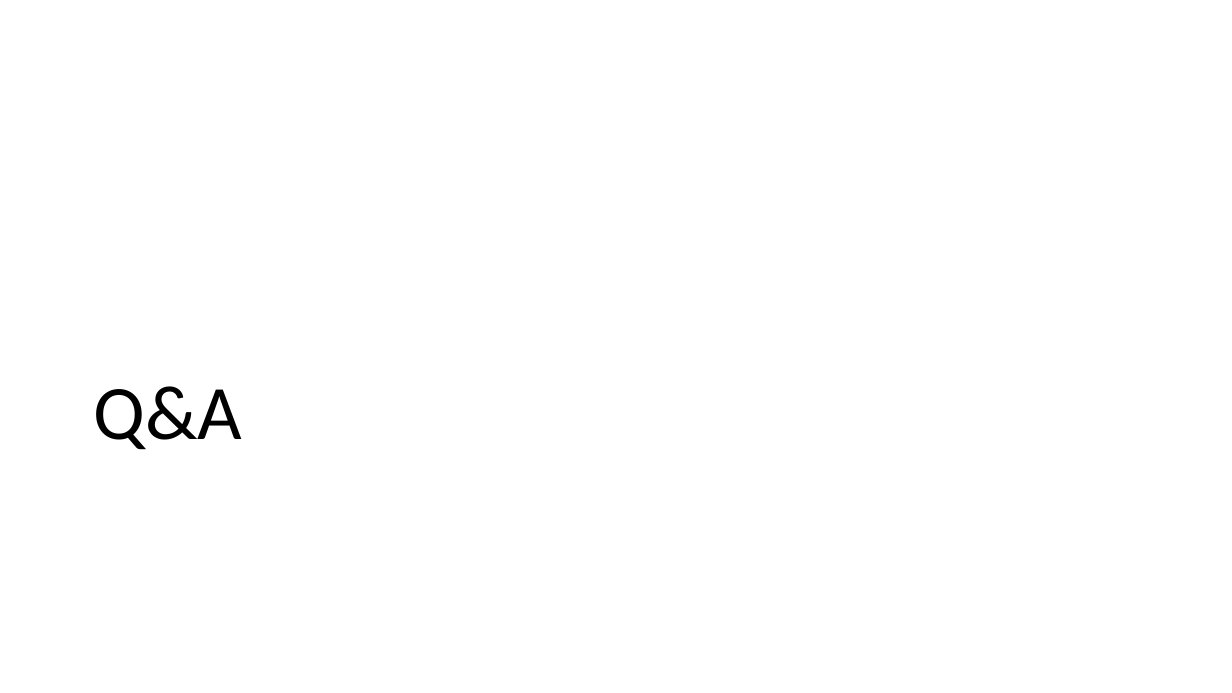
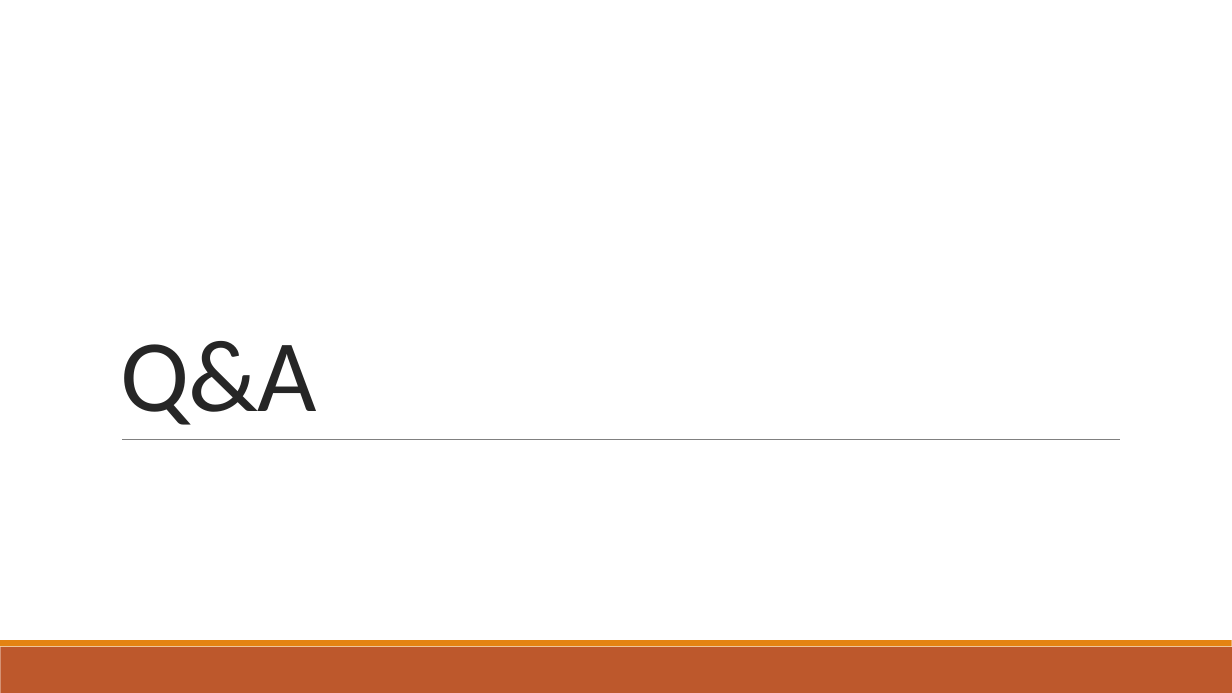
Before and after one commit to lobodemonte/big-data-for-public-policy, a slide deck: slide 14 of final/presentation.pptx. Drawn at 1232x693 pixels with LibreOffice and Linux fonts; fonts in the diff are those of the drawing. Boxes give left, top, right and bottom in pixels: in the first picture for what was removed or moved away, otherwise in the second. Text is boxed around its words. In the diff, an @@ line names an element or a change of style, - is before the commit and + after.

```diff
--- a/final/presentation.pptx
+++ b/final/presentation.pptx
@@ title "Q&A": place and size @@
-title "Q&A" at [93, 386, 242, 450]
+title "Q&A" at [120, 341, 317, 425]
@@ title "Q&A" at [120, 341, 317, 425]: size 60 to 80 pt, text colour #000000 to #262626, letter spacing 0 to -0.5 pt; line spacing 0.9 to 0.85 @@
@@ line added from (122, 439) to (1120, 439), #808080 0.5 pt @@
@@ rectangle added at [0, 647, 1232, 693], fill #BD582C @@
@@ rectangle added at [0, 640, 1232, 647], fill #E48312 @@
```
Also in this commit, not shown: 10 other slides changed, 3 slides added, 3 slides removed, 1 other file.
